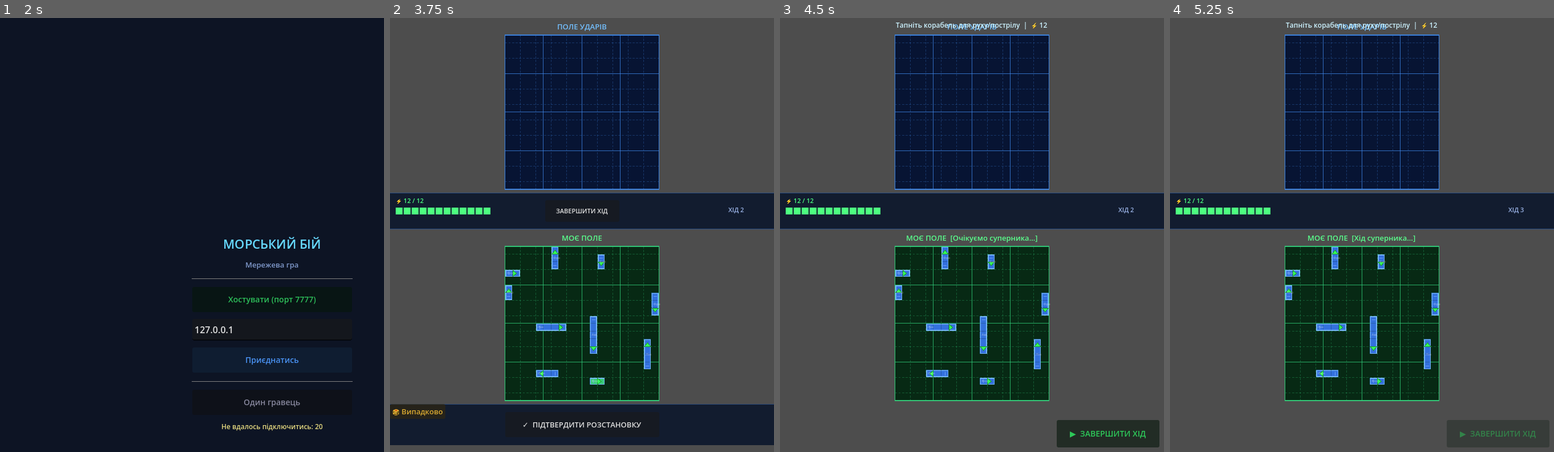
Above: before the commit, frames 1-4 (left to right).
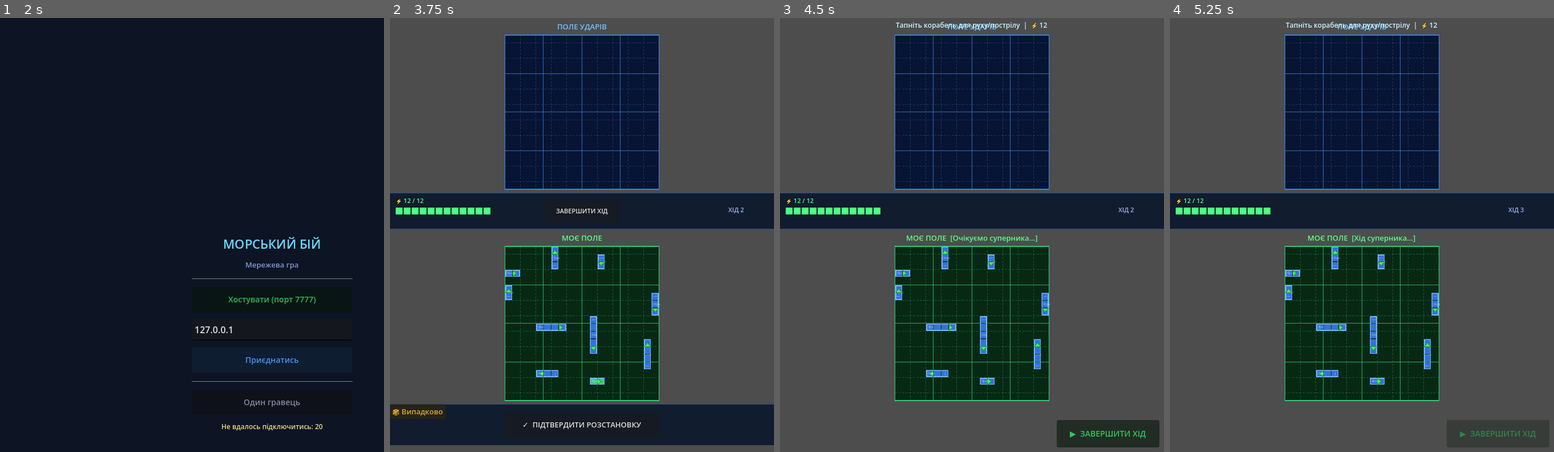
Above: after the commit, the same moments.

Repository: MaanAndrii/sea-battle
Game: Godot game, scene res://LobbyScene.tscn
The game is run twice, just before and just after one commit, with the same random seed, the same clock (stepped at 60 frames per second) and the same inputs.
Inputs:
- Up to frame 1 (2 s): click "Хостувати (порт 7777)" at 0.5 s; click "Приєднатись" at 1.25 s
- Up to frame 2 (3.75 s): click "Один гравець" at 2 s; click "ЗАВЕРШИТИ ХІД" at 2.75 s; click "🎲 Випадково" at 3.5 s
- Up to frame 3 (4.5 s): click "✓ ПІДТВЕРДИТИ РОЗСТАНОВКУ" at 4.25 s
- Up to frame 4 (5.25 s): click "▶ ЗАВЕРШИТИ ХІД" at 5 s

Frame 1 is identical in both runs. In frame 2, less than 0.1% of the frame differs, in the area x 30-70%, y 54-83%; in frame 3, less than 0.1%, in the area x 30-70%, y 54-85%; in frame 4, less than 0.1%.

Commit message:
Redesign ship hit system: per-section damage with visual feedback
Ship.gd:
- Add damaged_sections: Array[bool] — index 0 = nose, initialized to
  all-false in setup(). Persists across moves and turns.
- damaged: bool is now a computed property (any section damaged).
- _is_sunk(): returns true when every section is hit.
- _draw() renders each section independently:
  • Intact section: blue fill (C_BODY)
  • Damaged section: charcoal-black fill + orange inner border +
    bright orange X cross mark (_draw_section_x)
- Section dividers drawn as semi-transparent dark lines between cells.
- Outer border turns orange (C_BORDER_DMG) when any section is damaged,
  2px wide for visual emphasis.
- Sunk ships (is_sunk=true) still render their sections even after
  is_placed=false, staying visible as ghosts.

EnemyAI / NetworkOpponent:
- Removed ship.set("damaged", true) — now auto-derived from damaged_sections.

https://claude.ai/code/session_01VfCu7HDBfMj15GfMbApm8E

Diff:
--- a/Scripts/EnemyAI.gd
+++ b/Scripts/EnemyAI.gd
@@ -81,7 +81,6 @@
 					for _j in range(ship.size): ds.append(false)
 				ds[i] = true
 				ship.set("damaged_sections", ds)
-				ship.set("damaged", true)
 				ship.queue_redraw()
 				_check_sunk(ship)
 				return
--- a/Scripts/NetworkOpponent.gd
+++ b/Scripts/NetworkOpponent.gd
@@ -147,7 +147,6 @@
 					for _j in range(ship.size): ds.append(false)
 				ds[i] = true
 				ship.set("damaged_sections", ds)
-				ship.set("damaged", true)
 				ship.queue_redraw()
 				_check_sunk(ship)
 				return
--- a/Scripts/Ship.gd
+++ b/Scripts/Ship.gd
@@ -1,39 +1,51 @@
 ## Ship.gd
 ## Ніс = cells[0], Корма = cells[last]
-## Поворот: ніс на місці, хвіст заноситься на 90°
-## Мітка носа: зелена=норма, червона=щойно стріляв
+## Секції: damaged_sections[i]=true → секція i уражена (i=0 ніс)
+## Потоплений корабель: всі секції = true → is_sunk()
 
 extends Node2D
 
-var ship_name:      String = ""
-var size:           int    = 1
-var rotation_step:  int    = 0   # 0=→  1=↓  2=←  3=↑
-var cells:          Array  = []
-var is_placed:      bool   = false
-var hover_valid:    bool   = true
-var locked:         bool   = false
-var setup_locked:   bool   = false
-var damaged:        bool   = false
-var shoot_marked:   bool   = false   # щойно стріляв → ніс червоний
-var has_moved:      bool   = false   # рухався після пострілу → ніс зелений
-var cell_size:      float  = 16.0
+var ship_name:        String = ""
+var size:             int    = 1
+var rotation_step:    int    = 0   # 0=→  1=↓  2=←  3=↑
+var cells:            Array  = []
+var is_placed:        bool   = false
+var hover_valid:      bool   = true
+var locked:           bool   = false
+var setup_locked:     bool   = false
+var damaged_sections: Array  = []   # Array[bool], size = size, index 0 = ніс
+var shoot_marked:     bool   = false
+var has_moved:        bool   = false
+var cell_size:        float  = 16.0
+
+## Є хоча б одна уражена секція
+var damaged: bool:
+	get:
+		for d in damaged_sections:
+			if d: return true
+		return false
 
 # ── Кольори ─────────────────────────────
-const C_BODY        = Color(0.20, 0.44, 0.88, 0.90)
-const C_LOCKED      = Color(0.20, 0.44, 0.88, 0.90)  # такий самий — не затемнюємо
-const C_HOVER_OK    = Color(0.22, 0.92, 0.38, 0.72)
-const C_HOVER_NO    = Color(0.92, 0.20, 0.15, 0.72)
-const C_DAMAGE      = Color(0.75, 0.22, 0.10, 0.80)
-const C_BORDER      = Color(0.50, 0.75, 1.00, 0.85)
-const C_SECTION     = Color(0.00, 0.00, 0.00, 0.18)
-const C_NOSE_NORMAL = Color(0.20, 1.00, 0.35, 1.00)  # зелений ніс
-const C_NOSE_SHOT   = Color(1.00, 0.18, 0.10, 1.00)  # червоний ніс після пострілу
-const C_STERN_LINE  = Color(0.50, 0.68, 1.00, 0.75)  # корма — риска
+const C_BODY         = Color(0.20, 0.44, 0.88, 0.90)   # ціла секція — синя
+const C_LOCKED       = Color(0.20, 0.44, 0.88, 0.90)
+const C_HOVER_OK     = Color(0.22, 0.92, 0.38, 0.72)
+const C_HOVER_NO     = Color(0.92, 0.20, 0.15, 0.72)
+const C_SECTION_HIT  = Color(0.18, 0.05, 0.03, 0.97)   # уражена секція — вугільно-чорна
+const C_HIT_MARK     = Color(1.00, 0.32, 0.06, 1.00)   # хрест X на ураженій секції
+const C_HIT_INNER    = Color(0.85, 0.18, 0.02, 0.40)   # внутрішній обвід ураженої
+const C_BORDER       = Color(0.50, 0.75, 1.00, 0.85)   # звичайна рамка
+const C_BORDER_DMG   = Color(1.00, 0.52, 0.08, 0.92)   # помаранчева рамка при ушкодженнях
+const C_SECTION_LINE = Color(0.08, 0.10, 0.16, 0.38)   # лінія між секціями
+const C_NOSE_NORMAL  = Color(0.20, 1.00, 0.35, 1.00)
+const C_NOSE_SHOT    = Color(1.00, 0.18, 0.10, 1.00)
+const C_STERN_LINE   = Color(0.50, 0.68, 1.00, 0.75)
 
 func setup(p_name: String, p_size: int, p_cell_size: float) -> void:
 	ship_name = p_name
 	size      = p_size
 	cell_size = p_cell_size
+	damaged_sections = []
+	for _i in range(size): damaged_sections.append(false)
 	queue_redraw()
 
 # ── Поворот: ніс фіксований, хвіст заноситься ───────────────
@@ -52,12 +64,14 @@
 	return Vector2(cell_size * size, cell_size) if is_horizontal \
 		else Vector2(cell_size, cell_size * size)
 
+## Всі секції уражені
+func _is_sunk() -> bool:
+	if damaged_sections.size() < size: return false
+	for d in damaged_sections:
+		if not d: return false
+	return true
+
 # ── Позиція носа після повороту навколо носа (cells[0]) ──────
-## Повертає нові клітинки після повороту CW навколо носа
-## Клітинки після повороту CW, ніс фіксований.
-## Напрямок хвоста залежить від нового rotation_step:
-## 0=→ хвіст ліворуч (nose.x+i), 1=↓ хвіст угору (nose.y+i)
-## 2=← хвіст праворуч (nose.x-i), 3=↑ хвіст донизу (nose.y-i)
 func get_rotated_cells_cw() -> Array:
 	if cells.is_empty(): return []
 	var nose = Vector2i(cells[0].x, cells[0].y)
@@ -70,32 +84,27 @@
 	var new_step = (rotation_step + 3) % 4
 	return _cells_from_nose(nose, new_step)
 
-## Будує клітинки від носа. cells[0]=ніс, хвіст іде ПРОТИ напрямку носа.
-## step=0 (→): хвіст ←,  step=1 (↓): хвіст ↑
-## step=2 (←): хвіст →,  step=3 (↑): хвіст ↓
+## cells[0]=ніс, хвіст іде ПРОТИ напрямку носа
 func _cells_from_nose(nose: Vector2i, step: int) -> Array[Vector2i]:
 	var result: Array[Vector2i] = []
 	for i in range(size):
 		match step:
-			0: result.append(Vector2i(nose.x - i, nose.y))  # → ніс право, хвіст ліво
-			1: result.append(Vector2i(nose.x, nose.y - i))  # ↓ ніс вниз, хвіст вгору
-			2: result.append(Vector2i(nose.x + i, nose.y))  # ← ніс ліво, хвіст право
-			3: result.append(Vector2i(nose.x, nose.y + i))  # ↑ ніс вгору, хвіст вниз
+			0: result.append(Vector2i(nose.x - i, nose.y))
+			1: result.append(Vector2i(nose.x, nose.y - i))
+			2: result.append(Vector2i(nose.x + i, nose.y))
+			3: result.append(Vector2i(nose.x, nose.y + i))
 	return result
 
-## Хвостова клітинка (ліва/верхня) — для передачі в GridModel.place
-## GridModel.place очікує лівий/верхній кут, а не ніс
 func tail_cell() -> Vector2i:
 	if cells.is_empty(): return Vector2i.ZERO
 	var nose = Vector2i(cells[0].x, cells[0].y)
 	match rotation_step:
-		0: return Vector2i(nose.x - (size - 1), nose.y)  # → хвіст ліворуч
-		1: return Vector2i(nose.x, nose.y - (size - 1))  # ↓ хвіст вгору
-		2: return nose                                      # ← ніс ліворуч = вже ліво
-		3: return nose                                      # ↑ ніс вгору = вже верх
+		0: return Vector2i(nose.x - (size - 1), nose.y)
+		1: return Vector2i(nose.x, nose.y - (size - 1))
+		2: return nose
+		3: return nose
 	return nose
 
-## Хвіст після повороту CW/CCW
 func rotated_tail_cw() -> Vector2i:
 	var nose = Vector2i(cells[0].x, cells[0].y)
 	var new_step = (rotation_step + 1) % 4
@@ -119,32 +128,42 @@
 # ─────────────────────────────────────────
 
 func _draw() -> void:
-	var ps = pixel_size()
-	var m  = 1.5
-
-	# Тіло
-	var fill = C_BODY
-	if not is_placed:
-		fill = C_HOVER_OK if hover_valid else C_HOVER_NO
-	elif damaged:
-		fill = C_DAMAGE
-	draw_rect(Rect2(m, m, ps.x - m*2, ps.y - m*2), fill)
-
-	# Секції
+	var ps     = pixel_size()
+	var m      = 1.5
+	var sunk   = _is_sunk()
+
+	if not is_placed and not sunk:
+		# Режим перетягування — однотонна заливка
+		draw_rect(Rect2(m, m, ps.x - m*2, ps.y - m*2),
+			C_HOVER_OK if hover_valid else C_HOVER_NO)
+	else:
+		# Секції — кожна окремо
+		for i in range(size):
+			var r   = _section_rect(i)
+			var hit = damaged_sections.size() > i and damaged_sections[i]
+			if hit:
+				draw_rect(r, C_SECTION_HIT)
+				draw_rect(Rect2(r.position + Vector2(0.5, 0.5), r.size - Vector2(1, 1)),
+					C_HIT_INNER, false, 1.0)
+				_draw_section_x(r)
+			else:
+				draw_rect(r, C_BODY)
+
+	# Лінії між секціями
 	for i in range(1, size):
 		if is_horizontal:
-			draw_line(Vector2(i*cell_size, m+1), Vector2(i*cell_size, ps.y-m-1), C_SECTION, 1.0)
+			draw_line(Vector2(i*cell_size, m+1), Vector2(i*cell_size, ps.y-m-1),
+				C_SECTION_LINE, 1.2)
 		else:
-			draw_line(Vector2(m+1, i*cell_size), Vector2(ps.x-m-1, i*cell_size), C_SECTION, 1.0)
-
-	# Рамка
-	draw_rect(Rect2(m, m, ps.x-m*2, ps.y-m*2), C_BORDER, false, 1.2)
-	# Помаранчева рамка якщо пошкоджений
-	if damaged:
-		draw_rect(Rect2(m-1, m-1, ps.x-m*2+2, ps.y-m*2+2),
-			Color(1.0, 0.55, 0.1, 0.9), false, 2.0)
-
-	# Маркери ніс і корма — ЗАВЖДИ малюємо
+			draw_line(Vector2(m+1, i*cell_size), Vector2(ps.x-m-1, i*cell_size),
+				C_SECTION_LINE, 1.2)
+
+	# Зовнішня рамка
+	var bw = 2.0 if (is_placed and damaged) else 1.2
+	draw_rect(Rect2(m, m, ps.x-m*2, ps.y-m*2),
+		C_BORDER_DMG if damaged else C_BORDER, false, bw)
+
+	# Ніс і корма
 	_draw_nose(ps)
 	_draw_stern(ps)
 
@@ -155,28 +174,42 @@
 			Vector2(m + 2, ps.y * 0.5 + fsz * 0.35),
 			ship_name.left(3), HORIZONTAL_ALIGNMENT_LEFT, -1, fsz, Color(1,1,1,0.40))
 
-# ── Ніс: стрілка-шеврон, колір залежить від стану ──────────
+## Піксельний прямокутник секції i в локальних координатах.
+## Секція 0 = ніс, розташований:
+##   step=0 (→) праворуч,  step=1 (↓) знизу,
+##   step=2 (←) ліворуч,   step=3 (↑) зверху.
+func _section_rect(i: int) -> Rect2:
+	var m = 1.5
+	match rotation_step:
+		0: return Rect2((size-1-i)*cell_size + m, m,   cell_size - m*2, cell_size - m*2)
+		1: return Rect2(m, (size-1-i)*cell_size + m,   cell_size - m*2, cell_size - m*2)
+		2: return Rect2(i*cell_size + m,           m,   cell_size - m*2, cell_size - m*2)
+		3: return Rect2(m, i*cell_size + m,             cell_size - m*2, cell_size - m*2)
+	return Rect2(m, m, cell_size - m*2, cell_size - m*2)
+
+## Хрест X на ураженій секції
+func _draw_section_x(r: Rect2) -> void:
+	var pad = max(2.5, r.size.x * 0.17)
+	var lw  = max(1.8, r.size.x * 0.13)
+	draw_line(r.position + Vector2(pad, pad),
+	          r.position + r.size - Vector2(pad, pad), C_HIT_MARK, lw)
+	draw_line(r.position + Vector2(r.size.x - pad, pad),
+	          r.position + Vector2(pad, r.size.y - pad), C_HIT_MARK, lw)
+
+# ── Ніс: стрілка-шеврон ─────────────────────────────────────
 func _draw_nose(ps: Vector2) -> void:
 	var nc  = _nose_center(ps)
 	var col = C_NOSE_SHOT if shoot_marked else C_NOSE_NORMAL
-	# Розмір трикутника — займає всю ширину клітинки
-	var h = cell_size * 0.48   # висота (вздовж напрямку руху)
-	var w = cell_size * 0.40   # півширина (поперек)
+	var h   = cell_size * 0.48
+	var w   = cell_size * 0.40
 	var pts: PackedVector2Array
 	match rotation_step:
-		0:  # → вершина праворуч
-			pts = PackedVector2Array([nc, nc + Vector2(-h, -w), nc + Vector2(-h, w)])
-		1:  # ↓ вершина донизу
-			pts = PackedVector2Array([nc, nc + Vector2(-w, -h), nc + Vector2( w, -h)])
-		2:  # ← вершина ліворуч
-			pts = PackedVector2Array([nc, nc + Vector2( h, -w), nc + Vector2( h,  w)])
-		3:  # ↑ вершина вгору
-			pts = PackedVector2Array([nc, nc + Vector2(-w,  h), nc + Vector2( w,  h)])
-		_:
-			return
-	# Заливка
+		0: pts = PackedVector2Array([nc, nc + Vector2(-h, -w), nc + Vector2(-h,  w)])
+		1: pts = PackedVector2Array([nc, nc + Vector2(-w, -h), nc + Vector2( w, -h)])
+		2: pts = PackedVector2Array([nc, nc + Vector2( h, -w), nc + Vector2( h,  w)])
+		3: pts = PackedVector2Array([nc, nc + Vector2(-w,  h), nc + Vector2( w,  h)])
+		_: return
 	draw_colored_polygon(pts, col)
-	# Рамка для чіткості
 	var border = Color(col.r * 0.6, col.g * 0.6, col.b * 0.6, 1.0)
 	draw_polyline(PackedVector2Array([pts[0], pts[1], pts[2], pts[0]]), border, 1.0)
 
@@ -185,12 +218,9 @@
 	var sc = _stern_center(ps)
 	var sz = max(2.5, cell_size * 0.24)
 	var lw = max(1.2, cell_size * 0.11)
-
-	match rotation_step:
-		0, 2:  # горизонтальний → риска вертикальна
-			draw_line(sc + Vector2(0, -sz), sc + Vector2(0, sz), C_STERN_LINE, lw)
-		1, 3:  # вертикальний → риска горизонтальна
-			draw_line(sc + Vector2(-sz, 0), sc + Vector2(sz, 0), C_STERN_LINE, lw)
+	match rotation_step:
+		0, 2: draw_line(sc + Vector2(0, -sz), sc + Vector2(0,  sz), C_STERN_LINE, lw)
+		1, 3: draw_line(sc + Vector2(-sz, 0), sc + Vector2(sz, 0),  C_STERN_LINE, lw)
 
 # ─────────────────────────────────────────
 #  Координати ніс/корма
@@ -199,17 +229,17 @@
 func _nose_center(ps: Vector2) -> Vector2:
 	var h = cell_size * 0.5
 	match rotation_step:
-		0: return Vector2(ps.x - h, h)   # → правий край
-		1: return Vector2(h, ps.y - h)   # ↓ нижній край
-		2: return Vector2(h, h)           # ← лівий край
-		3: return Vector2(h, h)           # ↑ верхній край
+		0: return Vector2(ps.x - h, h)
+		1: return Vector2(h, ps.y - h)
+		2: return Vector2(h, h)
+		3: return Vector2(h, h)
 	return ps * 0.5
 
 func _stern_center(ps: Vector2) -> Vector2:
 	var h = cell_size * 0.5
 	match rotation_step:
-		0: return Vector2(h, h)           # → ліво (корма)
-		1: return Vector2(h, h)           # ↓ верх (корма)
-		2: return Vector2(ps.x - h, h)   # ← право (корма)
-		3: return Vector2(h, ps.y - h)   # ↑ низ (корма)
+		0: return Vector2(h, h)
+		1: return Vector2(h, h)
+		2: return Vector2(ps.x - h, h)
+		3: return Vector2(h, ps.y - h)
 	return ps * 0.5
